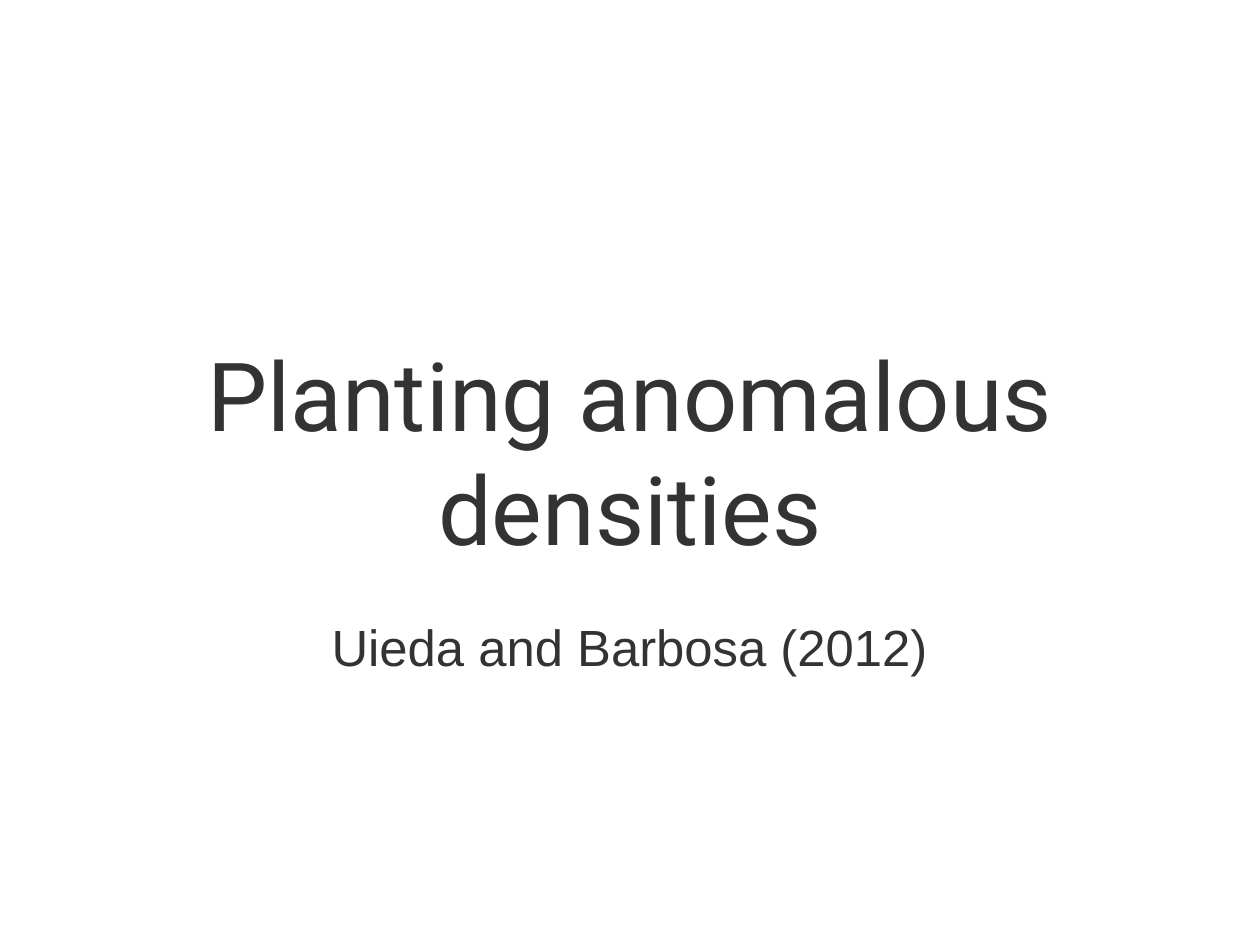
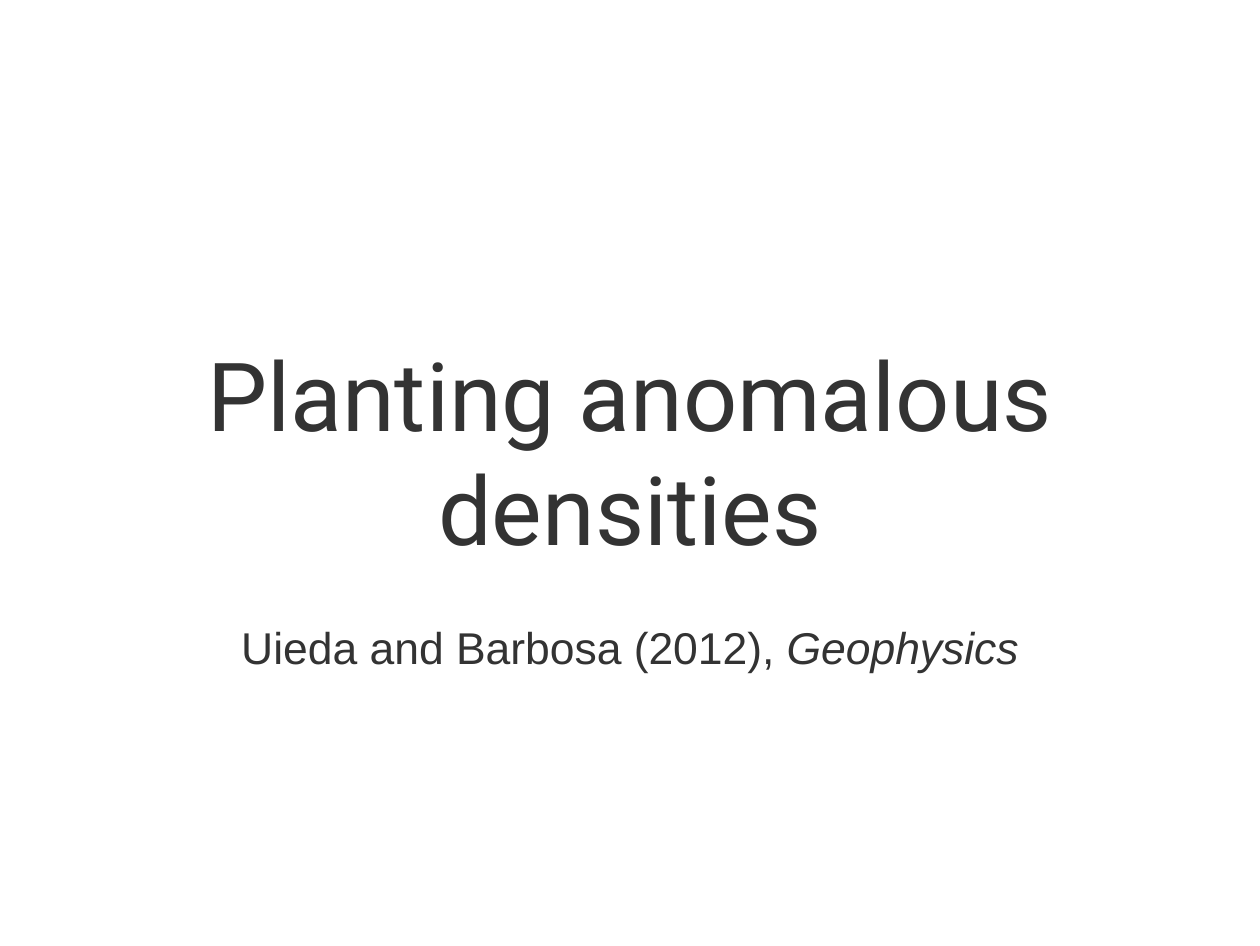
Before and after one commit to leouieda/gghs2012, a slide deck: slide 10 of presentation/uieda_barbosa_gghs2012.odp. Drawn at 1260x946 pixels with LibreOffice and Linux fonts; fonts in the diff are those of the drawing; background and template pictures are left out. Boxes give left, top, right and bottom in pixels: in the first picture for what was removed or moved away, otherwise in the second. Text is boxed around its words. In the diff, an @@ line names an element or a change of style, - is before the commit and + after.

Commit message:
Presentation: Updated reference

```diff
--- a/presentation/uieda_barbosa_gghs2012.odp
+++ b/presentation/uieda_barbosa_gghs2012.odp
@@ text at (241, 631, 1019, 673): text changed; size 32 to 28 pt @@
-Uieda and Barbosa (2012)
+Uieda and Barbosa (2012), Geophysics
```
Also in this commit, not shown: 1 other file.
